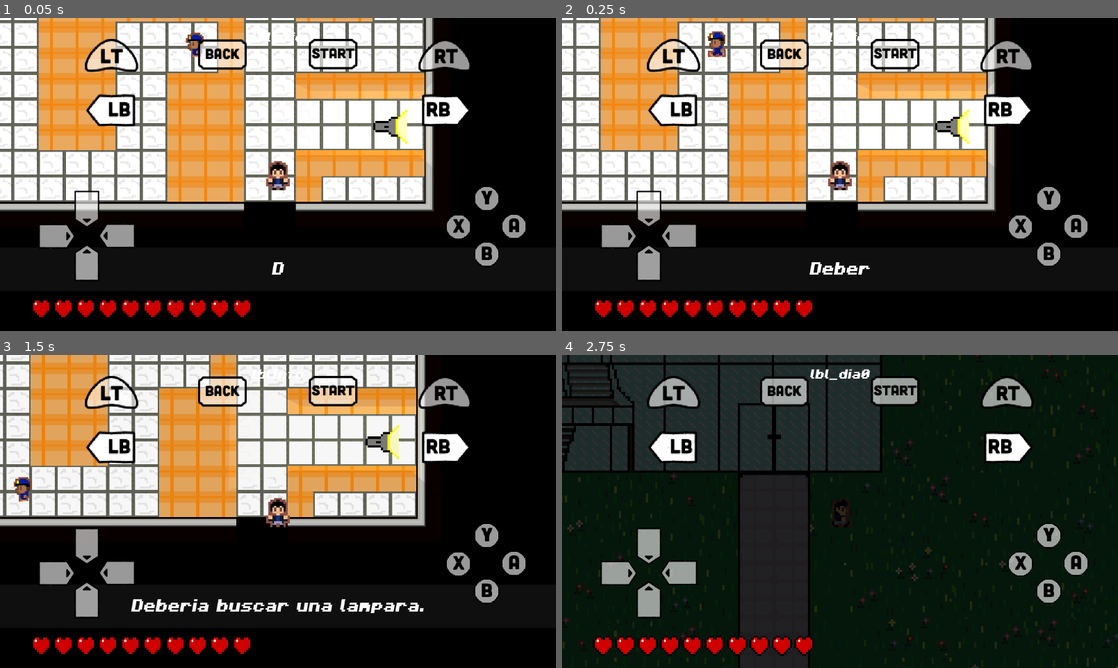
Above: before the commit, frames 1-4 (two rows, left to right).
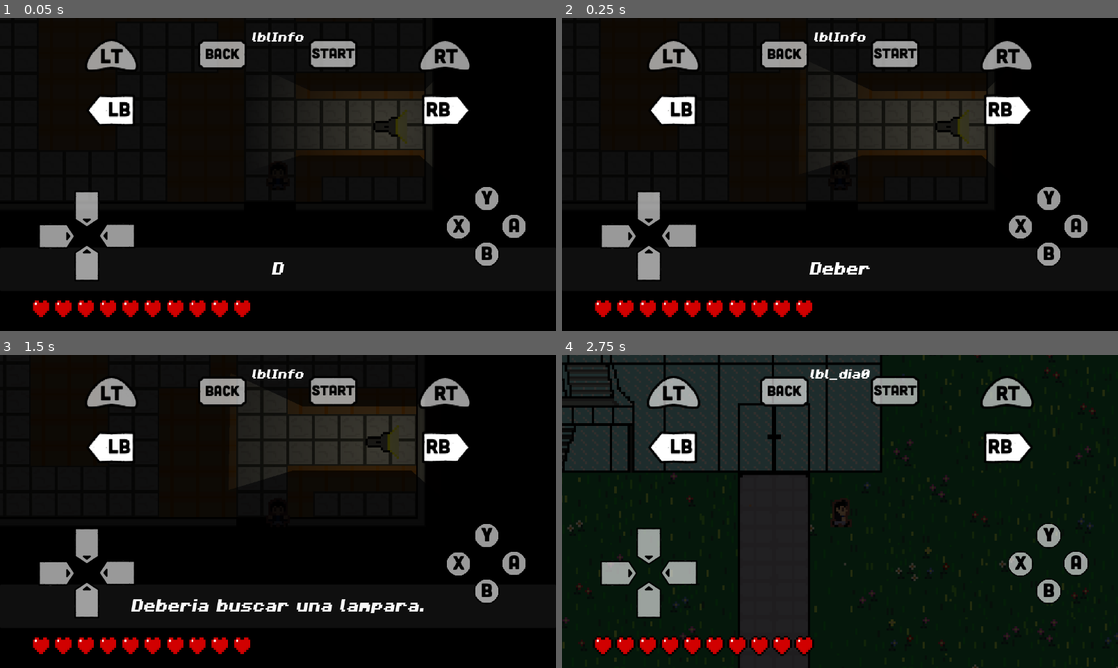
Above: after the commit, the same moments.

Repository: LaloSant/proyecto-topicos-fnaf
Game: Godot game, scene res://source/screens/juego/cristal/cristal.tscn
Same seed, same stepped clock (60 frames per second), same inputs: the game is played once before the commit and once after it. This scene is started directly instead of the project's main scene.
Inputs:
- Up to frame 1 (0.05 s): no input
- Up to frame 2 (0.25 s): no input
- Up to frame 3 (1.5 s): tap Q (TECLA_Q) at 0.5, 1.25 s; hold Right (ui_right) 0.53-1.28 s; hold Ctrl (CntlKey) 0.53-1.28 s; tap Enter (ui_accept) at 0.77 s; hold Down (ui_down) from 1.28 s (still down); tap Shift (ShiftKey) at 1.35 s
- Up to frame 4 (2.75 s): tap Enter (ui_accept) at 1.52 s; tap Q (TECLA_Q) at 2 s; release Down (ui_down) at 2.03 s; hold Right (ui_right) from 2.03 s (still down); hold E (TECLA_E) from 2.03 s (still down)

The runs differ from the first frame. In frame 1, 46% of the frame differs, in the area x 0-78%, y 0-62%; in frame 2, 46%; in frame 3, 40%; in frame 4, nothing differs.

Commit message:
Cristal terminado
Si

Diff:
--- a/source/screens/juego/cristal/cristal.gd
+++ b/source/screens/juego/cristal/cristal.gd
@@ -10,11 +10,15 @@
 extends Node2D
 @onready var ruta_parte_1F= $Rutas/RtaParte1/RtaFParte1
 @onready var ruta_parte_2F = $Rutas/RtaParte2/RtaFParte2
+@onready var ruta_parte_3F = $Rutas/RtaParte3/RtaFParte3
+@onready var ruta_parte_4F = $Rutas/RtaParte4/RtaFParte4
+@onready var ruta_parte_5F = $Rutas/RtaParte5/RtaFParte5
+@onready var ruta_parte_6F = $Rutas/RtaParte6/RtaFParte6
 
 func _ready() -> void:
 	$Personaje.defaultSpeed = GLOBAL.pers_default_speed * 0.5
-	$Enemigos/Guardia1.speed*=2.5
-	$Enemigos/Guardia2.speed*=3
+	##$Enemigos/Guardia1.speed*=2.5
+	##$Enemigos/Guardia2.speed*=3
 	match GLOBAL.marker_actual:
 
 			GLOBAL.MarkerPosicion.mk_CristalEntrada:
@@ -29,3 +33,7 @@
 func _process(delta: float) -> void:
 	$Enemigos/Guardia1.actualizarPos(ruta_parte_1F,delta)
 	$Enemigos/Guardia2.actualizarPos(ruta_parte_2F,delta)
+	$Enemigos/Guardia3.actualizarPos(ruta_parte_3F,delta)
+	$Enemigos/Guardia4.actualizarPos(ruta_parte_4F,delta)
+	$Enemigos/Guardia5.actualizarPos(ruta_parte_5F,delta)
+	$Enemigos/Guardia6.actualizarPos(ruta_parte_6F,delta)
--- a/source/screens/juego/cristal/cristal.tscn
+++ b/source/screens/juego/cristal/cristal.tscn
@@ -56,15 +56,39 @@
 
 [sub_resource type="Curve2D" id="Curve2D_ac5ol"]
 _data = {
-"points": PackedVector2Array(-0.138687, 0, 0.138687, 0, -349, 259, 0, 0, 0, 0, -395, 259, 0, 0, 0, 0, -398, 341, 0, 0, 0, 0, -460, 339, 0, 0, 0, 0, -468, 218, 0, 0, 0, 0, -431, 218, 0, 0, 0, 0, -432, 10, 0, 0, 0, 0, -365, 11, 0, 0, 0, 0, -297, 12, 0, 0, 0, 0, -300, 69, 0, 0, 0, 0, -380, 74, 0, 0, 0, 0, -380, 190, 0, 0, 0, 0, -363, 191, 0, 0, 0, 0, -362, 75, 0, 0, 0, 0, -290, 74, 0, 0, 0, 0, -286, 20, 0, 0, 0, 0, -286, 5, 0, 0, 0, 0, -436, 4, 0, 0, 0, 0, -445, 219, 0, 0, 0, 0, -474, 218, 0, 0, 0, 0, -472, 350, 0, 0, 0, 0, -380, 350, 0, 0, 0, 0, -382, 272, 0, 0, 0, 0, -346, 272, 0, 0, 0, 0, -349, 256)
-}
-point_count = 25
+"points": PackedVector2Array(0, 0, 0, 0, -431, 218, 0, 0, 0, 0, -432, 10, 0, 0, 0, 0, -365, 11, 0, 0, 0, 0, -297, 12, 0, 0, 0, 0, -298, 29, 0, 0, 0, 0, -285, 28, 0, 0, 0, 0, -286, 20, 0, 0, 0, 0, -286, 5, 0, 0, 0, 0, -436, 4, 0, 0, 0, 0, -439, 224, 0, 0, 0, 0, -431, 218)
+}
+point_count = 11
 
 [sub_resource type="Curve2D" id="Curve2D_xf01l"]
 _data = {
-"points": PackedVector2Array(-0.138687, 0, 0.138687, 0, -316, -10, 0, 0, 0, 0, -271, -9, 0, 0, 0, 0, -264, 129, 0, 0, 0, 0, -348, 127, 0, 0, 0, 0, -348, 332, 0, 0, 0, 0, -307, 332, 0, 0, 0, 0, -310, 172, 0, 0, 0, 0, -253, 172, 0, 0, 0, 0, -251, 180, 0, 0, 0, 0, -298, 179, 0, 0, 0, 0, -297, 338, 0, 0, 0, 0, -353, 338, 0, 0, 0, 0, -355, 124, 0, 0, 0, 0, -278, 124, 0, 0, 0, 0, -277, 65, 0, 0, 0, 0, -377, 64, 0, 0, 0, 0, -376, 98, 0, 0, 0, 0, -393, 97, 0, 0, 0, 0, -390, 358, 0, 0, 0, 0, -407, 357, 0, 0, 0, 0, -406, 94, 0, 0, 0, 0, -385, 95, 0, 0, 0, 0, -384, 59, 0, 0, 0, 0, -278, 59, 0, 0, 0, 0, -277, 5, 0, 0, 0, 0, -443, …(94 unchanged characters)…
-}
-point_count = 30
+"points": PackedVector2Array(-0.138687, 0, 0.138687, 0, -316, -10, 0, 0, 0, 0, -271, -9, 0, 0, 0, 0, -266, 34, 0, 0, 0, 0, -277, 34, 0, 0, 0, 0, -277, 5, 0, 0, 0, 0, -443, …(94 unchanged characters)…
+}
+point_count = 10
+
+[sub_resource type="Curve2D" id="Curve2D_0p0cc"]
+_data = {
+"points": PackedVector2Array(-0.138687, 0, 0.138687, 0, -320, 0, 0, 0, 0, 0, -321, 10, 0, 0, 0, 0, -440, 10, 0, 0, 0, 0, -437, 123, 0, 0, 0, 0, -452, 122, 0, 0, 0, 0, -448, 0, 0, 0, 0, 0, -320, 0)
+}
+point_count = 7
+
+[sub_resource type="Curve2D" id="Curve2D_o8max"]
+_data = {
+"points": PackedVector2Array(-0.138687, 0, 0.138687, 0, -389, 7, 0, 0, 0, 0, -388, 113, 0, 0, 0, 0, -415, 114, 0, 0, 0, 0, -416, 164, 0, 0, 0, 0, -433, 165, 0, 0, 0, 0, -432, 105, 0, 0, 0, 0, -400, 107, 0, 0, 0, 0, -399, 17, 0, 0, 0, 0, -449, 17, 0, 0, 0, 0, -448, 7, 0, 0, 0, 0, -389, 6)
+}
+point_count = 11
+
+[sub_resource type="Curve2D" id="Curve2D_vfb85"]
+_data = {
+"points": PackedVector2Array(-0.138687, 0, 0.138687, 0, -361, 1, 0, 0, 0, 0, -361, 10, 0, 0, 0, 0, -442, 10, 0, 0, 0, 0, -445, 43, 0, 0, 0, 0, -458, 44, 0, 0, 0, 0, -460, 296, 0, 0, 0, 0, -472, 295, 0, 0, 0, 0, -469, 35, 0, 0, 0, 0, -456, 29, 0, 0, 0, 0, -454, 1, 0, 0, 0, 0, -361, 3)
+}
+point_count = 11
+
+[sub_resource type="Curve2D" id="Curve2D_3ae0t"]
+_data = {
+"points": PackedVector2Array(-0.138687, 0, 0.138687, 0, -386, -4, 0, 0, 0, 0, -386, 5, 0, 0, 0, 0, -433, 5, 0, 0, 0, 0, -436, 207, 0, 0, 0, 0, -403, 206, 0, 0, 0, 0, -401, 69, 0, 0, 0, 0, -388, 69, 0, 0, 0, 0, -388, 211, 0, 0, 0, 0, -447, 212, 0, 0, 0, 0, -448, 0, 0, 0, 0, 0, -387, -4)
+}
+point_count = 11
 
 [node name="Cristal" type="Node2D"]
 script = ExtResource("1_b8l5q")
@@ -77,7 +101,6 @@
 parameters/looping = true
 
 [node name="Luz" type="CanvasModulate" parent="."]
-visible = false
 color = Color(0.0605303, 0.0605303, 0.0605303, 1)
 
 [node name="Oclusores" type="Node" parent="."]
@@ -214,12 +237,32 @@
 [node name="Enemigos" type="Node" parent="."]
 
 [node name="Guardia1" parent="Enemigos" instance=ExtResource("12_ac5ol")]
-position = Vector2(1064, 398)
+position = Vector2(977, 356)
 rotation = -0.0102037
 
 [node name="Guardia2" parent="Enemigos" instance=ExtResource("12_ac5ol")]
-position = Vector2(882, 121)
-rotation = -0.0102037
+position = Vector2(879, 128)
+rotation = -0.0102037
+
+[node name="Guardia3" parent="Enemigos" instance=ExtResource("12_ac5ol")]
+position = Vector2(1164, 204)
+rotation = -0.0102037
+scale = Vector2(1.4, 1.4)
+
+[node name="Guardia4" parent="Enemigos" instance=ExtResource("12_ac5ol")]
+position = Vector2(1141, 253)
+rotation = -0.0102037
+scale = Vector2(1.4, 1.4)
+
+[node name="Guardia5" parent="Enemigos" instance=ExtResource("12_ac5ol")]
+position = Vector2(905, 189)
+rotation = -0.0102037
+scale = Vector2(1.4, 1.4)
+
+[node name="Guardia6" parent="Enemigos" instance=ExtResource("12_ac5ol")]
+position = Vector2(903, 255)
+rotation = -0.0102037
+scale = Vector2(1.4, 1.4)
 
 [node name="Rutas" type="Node" parent="."]
 
@@ -228,12 +271,12 @@
 curve = SubResource("Curve2D_ac5ol")
 
 [node name="RtaFParte1" type="PathFollow2D" parent="Rutas/RtaParte1"]
-position = Vector2(-349, 259)
+position = Vector2(-431, 218)
 rotation = -0.0102037
 rotates = false
 
 [node name="RtfParte1" type="RemoteTransform2D" parent="Rutas/RtaParte1/RtaFParte1"]
-position = Vector2(0, -1.56462e-06)
+position = Vector2(-4.98954, -1.05097)
 remote_path = NodePath("../../../../Enemigos/Guardia1")
 
 [node name="RtaParte2" type="Path2D" parent="Rutas"]
@@ -246,5 +289,53 @@
 rotates = false
 
 [node name="RtfParte2" type="RemoteTransform2D" parent="Rutas/RtaParte2/RtaFParte2"]
-position = Vector2(0.0102034, -0.999969)
+position = Vector2(-3.06107, 5.96908)
 remote_path = NodePath("../../../../Enemigos/Guardia2")
+
+[node name="RtaParte3" type="Path2D" parent="Rutas"]
+position = Vector2(1484, 204)
+curve = SubResource("Curve2D_0p0cc")
+
+[node name="RtaFParte3" type="PathFollow2D" parent="Rutas/RtaParte3"]
+position = Vector2(-320, 0)
+rotation = -0.0102037
+rotates = false
+
+[node name="RtfParte3" type="RemoteTransform2D" parent="Rutas/RtaParte3/RtaFParte3"]
+remote_path = NodePath("../../../../Enemigos/Guardia3")
+
+[node name="RtaParte4" type="Path2D" parent="Rutas"]
+position = Vector2(1530, 246)
+curve = SubResource("Curve2D_o8max")
+
+[node name="RtaFParte4" type="PathFollow2D" parent="Rutas/RtaParte4"]
+position = Vector2(-389, 7)
+rotation = -0.0102037
+rotates = false
+
+[node name="RtfParte4" type="RemoteTransform2D" parent="Rutas/RtaParte4/RtaFParte4"]
+remote_path = NodePath("../../../../Enemigos/Guardia4")
+
+[node name="RtaParte5" type="Path2D" parent="Rutas"]
+position = Vector2(1266, 188)
+curve = SubResource("Curve2D_vfb85")
+
+[node name="RtaFParte5" type="PathFollow2D" parent="Rutas/RtaParte5"]
+position = Vector2(-361, 1)
+rotation = -0.0102037
+rotates = false
+
+[node name="RtfParte5" type="RemoteTransform2D" parent="Rutas/RtaParte5/RtaFParte5"]
+remote_path = NodePath("../../../../Enemigos/Guardia5")
+
+[node name="RtaParte6" type="Path2D" parent="Rutas"]
+position = Vector2(1289, 259)
+curve = SubResource("Curve2D_3ae0t")
+
+[node name="RtaFParte6" type="PathFollow2D" parent="Rutas/RtaParte6"]
+position = Vector2(-386, -4)
+rotation = -0.0102037
+rotates = false
+
+[node name="RtfParte6" type="RemoteTransform2D" parent="Rutas/RtaParte6/RtaFParte6"]
+remote_path = NodePath("../../../../Enemigos/Guardia6")
--- a/source/screens/juego/edifAmb/edificio_amb.tscn
+++ b/source/screens/juego/edifAmb/edificio_amb.tscn
@@ -47,6 +47,7 @@
 offset_right = 2664.0
 offset_bottom = 1063.0
 color = Color(0, 0, 0, 1)
+metadata/_edit_use_anchors_ = true
 
 [node name="Mundo" type="Node2D" parent="."]
 y_sort_enabled = true
Not shown: 1 places in source/screens/juego/cristal/cristal.tscn that only renumber resources
